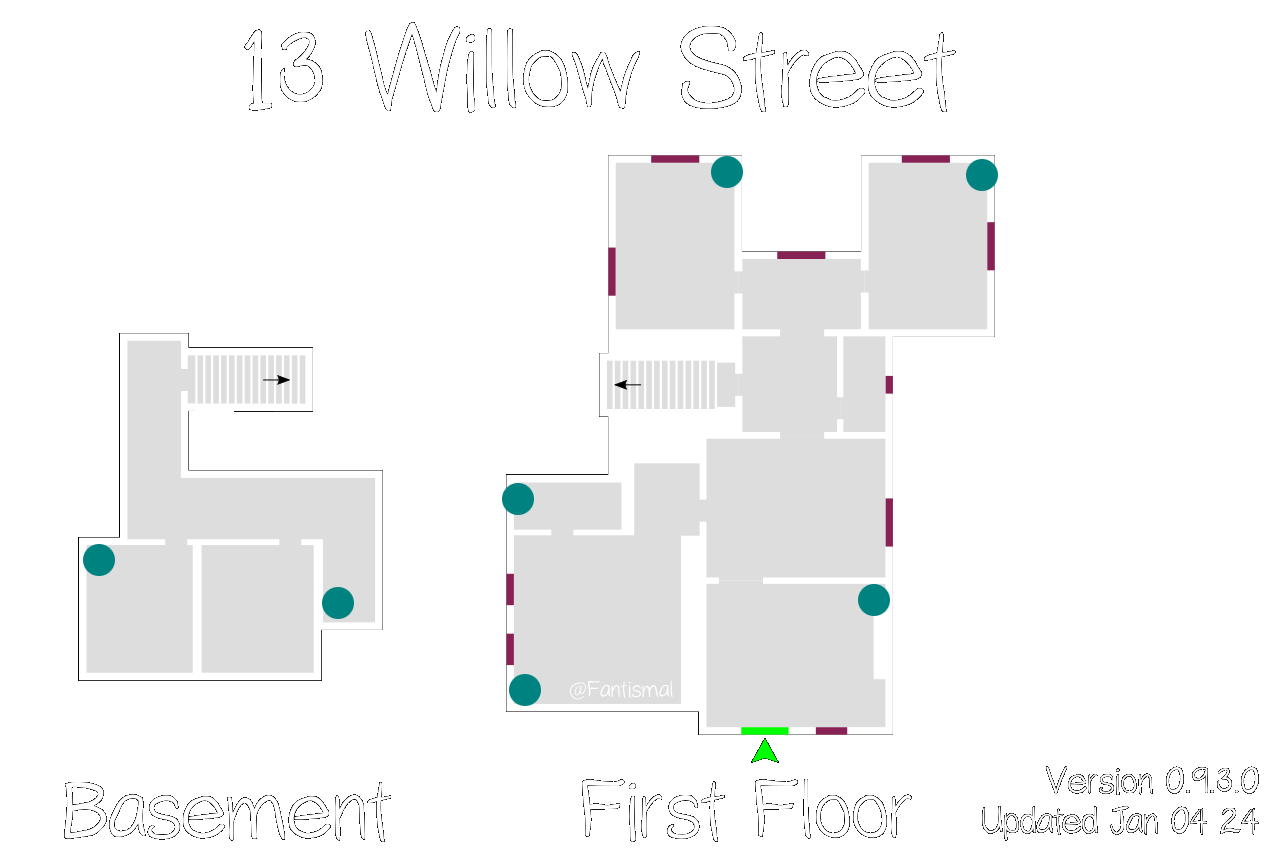
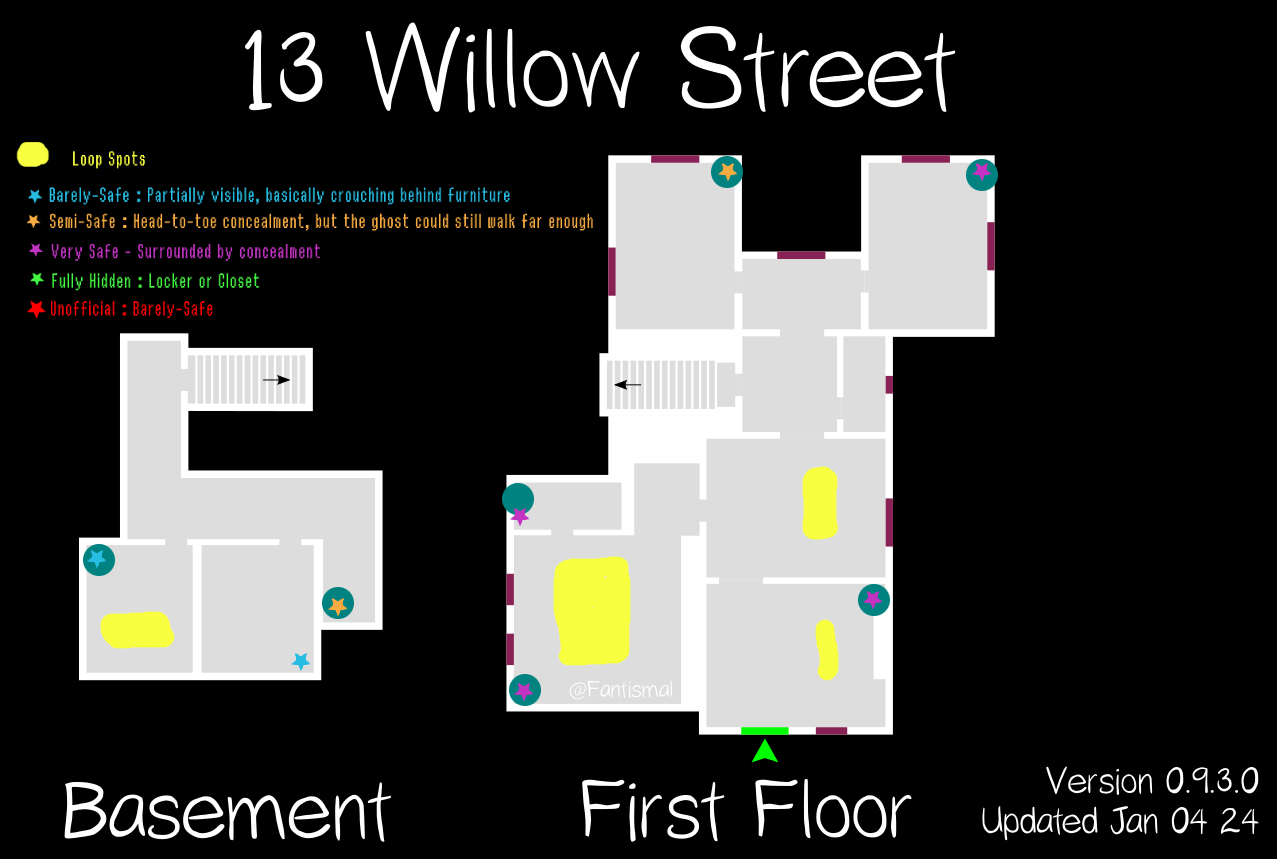
The second 1277×859 image is a revision of the first. Changes to its layers:
added layer "Transformation" above "Safe_Spots" over [16, 142, 594, 319]
added layer "Safe_Spots" above "Hiding Places" over [87, 163, 992, 701]
added layer "BG" over [0, 0, 1277, 859]
